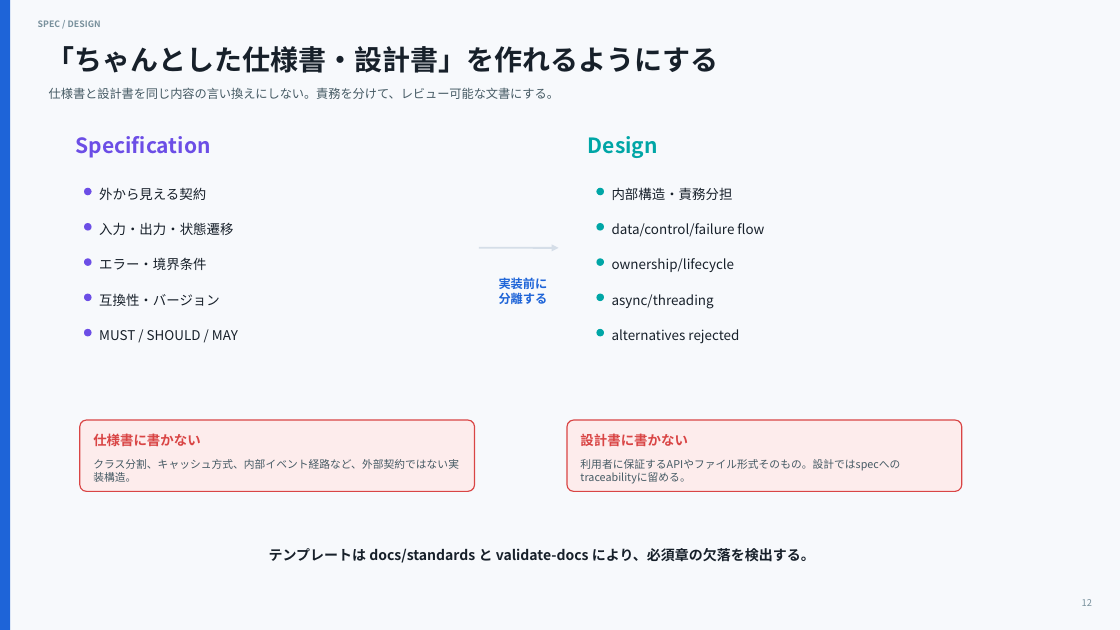
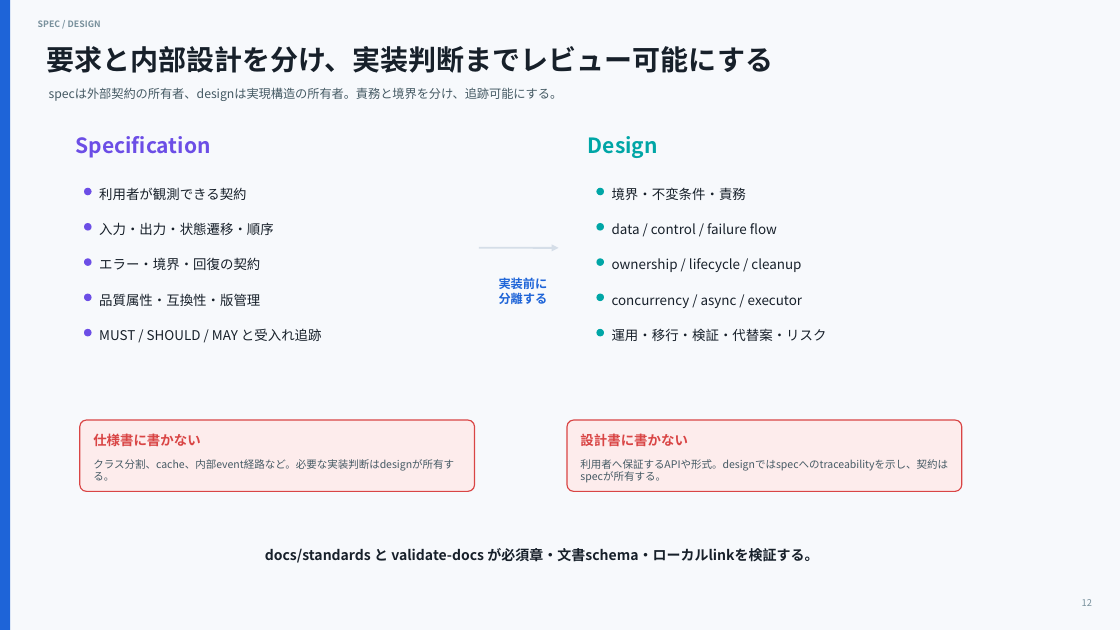
Before and after one commit to puchinya/ai-agent-project-template, a slide deck: slide 12 of docs/presentations/ai-agent-project-template-introduction.pptx. Drawn at 1120x630 pixels with LibreOffice and Linux fonts; fonts in the diff are those of the drawing. Boxes give left, top, right and bottom in pixels: in the first picture for what was removed or moved away, otherwise in the second. Text is boxed around its words. In the diff, an @@ line names an element or a change of style, - is before the commit and + after.

Commit message:
Upgrade specification and design documentation standards (#2)
* Upgrade spec and design documentation standards

* Fix documentation migration review findings

* Manage shared agent tooling spec template

```diff
--- a/docs/presentations/ai-agent-project-template-introduction.pptx
+++ b/docs/presentations/ai-agent-project-template-introduction.pptx
@@ text at [46, 46, 773, 73]: text changed @@
-「ちゃんとした仕様書・設計書」を作れるようにする
+要求と内部設計を分け、実装判断までレビュー可能にする
@@ text at [49, 87, 563, 101]: text changed @@
-仕様書と設計書を同じ内容の言い換えにしない。責務を分けて、レビュー可能な文書にする。
+specは外部契約の所有者、designは実現構造の所有者。責務と境界を分け、追跡可能にする。
@@ text at [99, 187, 247, 200]: text changed @@
-外から見える契約
+利用者が観測できる契約
@@ text at [612, 187, 746, 200]: text changed @@
-内部構造・責務分担
+境界・不変条件・責務
@@ text at [99, 222, 274, 235]: text changed @@
-入力・出力・状態遷移
+入力・出力・状態遷移・順序
@@ text at [612, 223, 777, 234]: spaces changed @@
-data/control/failure flow
+data / control / failure flow
@@ text at [99, 257, 260, 270]: text changed @@
-エラー・境界条件
+エラー・境界・回復の契約
@@ text at [612, 258, 801, 272]: text changed @@
-ownership/lifecycle
+ownership / lifecycle / cleanup
@@ text at [99, 293, 260, 306]: text changed @@
-互換性・バージョン
+品質属性・互換性・版管理
@@ text at [612, 295, 802, 308]: text changed @@
-async/threading
+concurrency / async / executor
@@ text at [99, 328, 322, 341]: text changed @@
-MUST / SHOULD / MAY
+MUST / SHOULD / MAY と受入れ追跡
@@ text at [612, 328, 827, 341]: text changed @@
-alternatives rejected
+運用・移行・検証・代替案・リスク
@@ text at [93, 459, 454, 481]: text changed; size 9.2 to 9 pt @@
-クラス分割、キャッシュ方式、内部イベント経路など、外部契約ではない実装構造。
+クラス分割、cache、内部event経路など。必要な実装判断はdesignが所有する。
@@ text at [580, 459, 948, 483]: text changed; size 9.2 to 9 pt @@
-利用者に保証するAPIやファイル形式そのもの。設計ではspecへのtraceabilityに留める。
+利用者へ保証するAPIや形式。designではspecへのtraceabilityを示し、契約はspecが所有する。
@@ text at [265, 548, 818, 563]: text changed @@
-テンプレートは docs/standards と validate-docs により、必須章の欠落を検出する。
+docs/standards と validate-docs が必須章・文書schema・ローカルlinkを検証する。
```
Also in this commit, not shown: 14 other slides changed, 20 other files.
